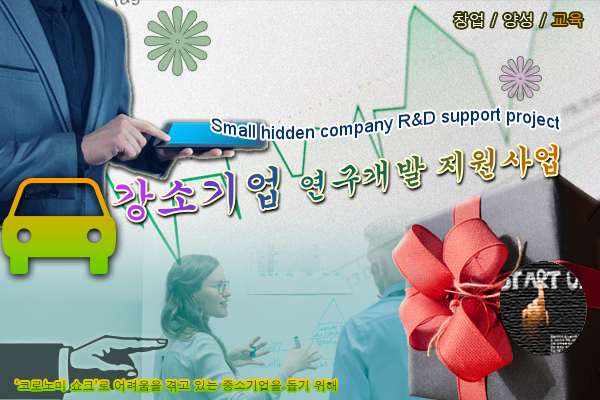
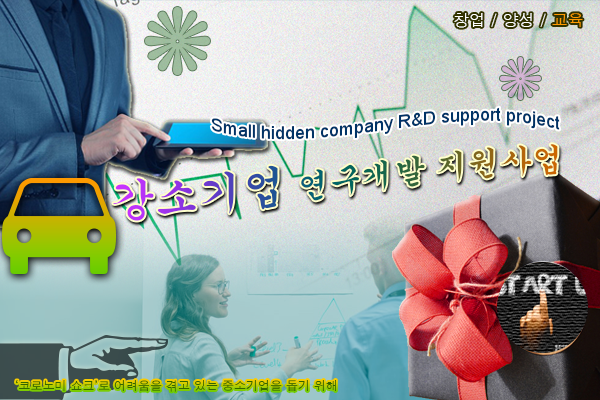
Two versions of the same layered image (600 × 400). Layer-by-layer changes:
painted on "손가락1-9", unmasked it over [497, 261, 588, 355]
added layer "Ellipse 1" above "선물상자1-11" over [497, 262, 588, 353]
